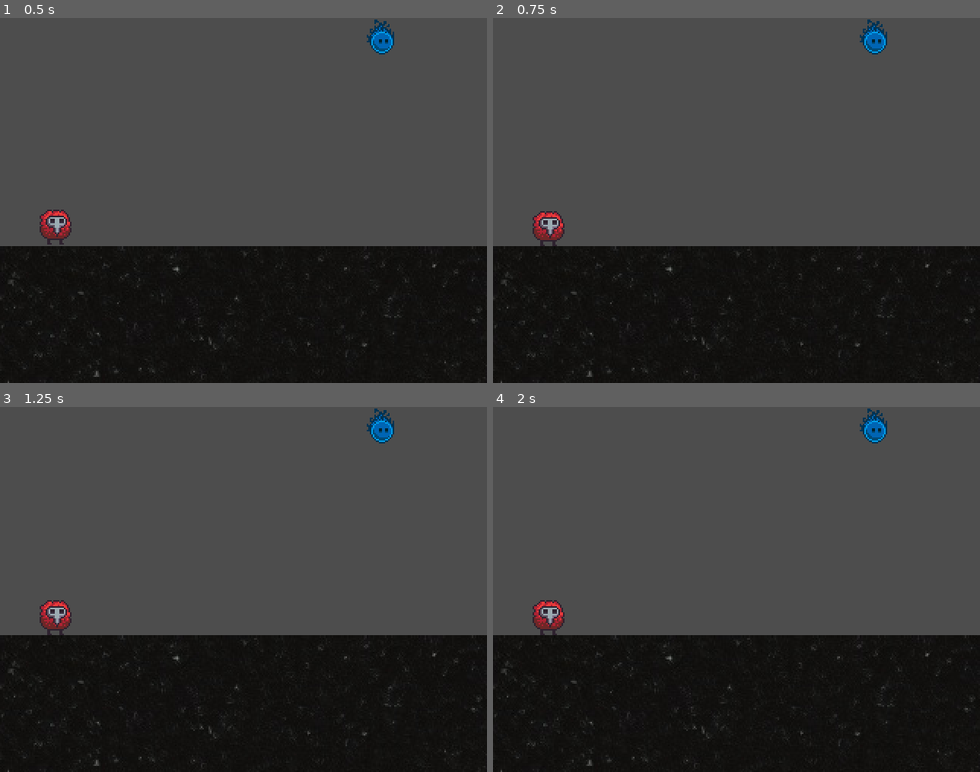
Above: before the commit, frames 1-4 (two rows, left to right).
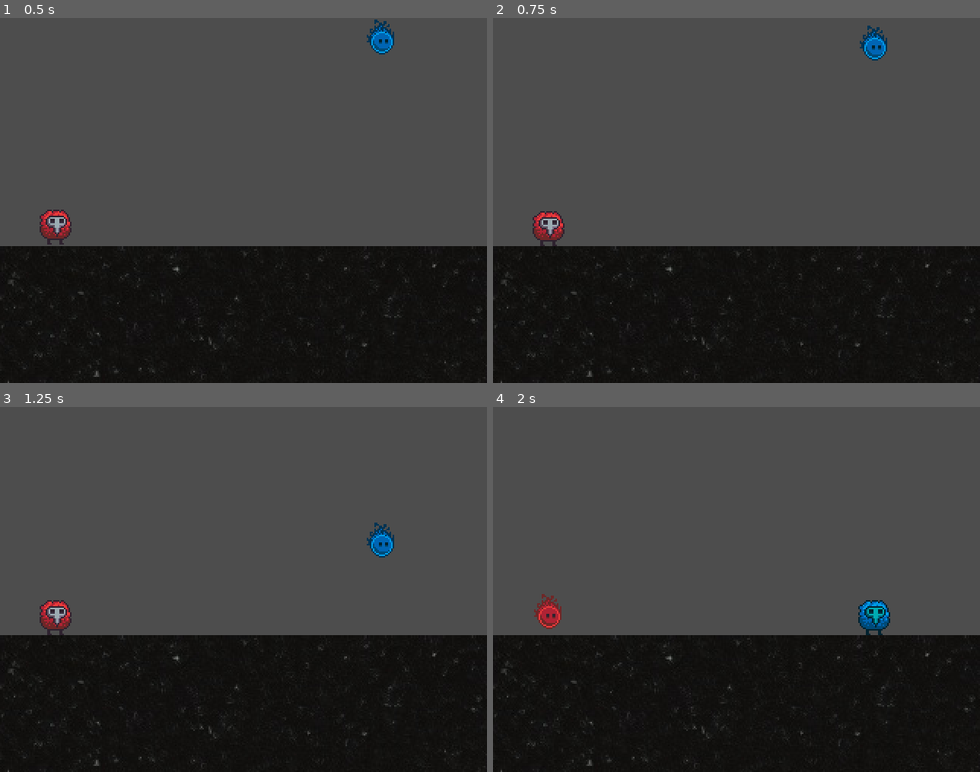
Above: after the commit, the same moments.

Repository: Octoan1/Global-Game-Jam-2026
Game: Godot game, scene res://Scenes/main.tscn
The game is run twice, just before and just after one commit, with the same random seed, the same clock (stepped at 60 frames per second) and the same inputs.
Inputs:
- Up to frame 1 (0.5 s): no input
- Up to frame 2 (0.75 s): tap Enter (ui_accept) at 0.5, 0.6 s
- Up to frame 3 (1.25 s): tap Enter (ui_accept) at 0.77, 1.07 s
- Up to frame 4 (2 s): tap Enter (ui_accept) at 1.35, 1.52, 1.82 s

Frame 1 is identical in both runs. In frame 2, 0.3% of the frame differs, in the area x 75-81%, y 0-12%; in frame 3, 0.7%; in frame 4, 1.3%, in the area x 8-82%, y 0-63%.

Commit message:
Sprite swap and better arrow

Diff:
--- a/Entities/Players/player.gd
+++ b/Entities/Players/player.gd
@@ -1,22 +1,26 @@
 extends CharacterBody2D
 
-
+#Player
 const SPEED = 100.0
 const GSPEED = 3
 const JUMP_VELOCITY = -400.0
 @export var mask = true
 @onready var throwing = false
-@export var pointer_scene: PackedScene
-@export var arrow_scene: PackedScene
 
+#Arrow
 @export var thickness := 2.0
 @export var max_length := 50.0
 @export var joystick_id := 0
 @export var deadzone := 0.2
 @export var arrow_color := Color.BLUE
-
 var arrow_dir = Vector2.ZERO
 var arrow_length = 0.0
+@onready var pointer: Node2D = $Pointer
+
+#Texture
+@export var real_tex: Texture2D
+@export var ghost_tex: Texture2D
+@onready var sprite: Sprite2D = $Sprite
 
 func _physics_process(delta: float) -> void:
 	if mask:
@@ -27,17 +31,17 @@
 		self.set_collision_layer_value(1, false)
 
 	# Add the gravity.
-	if not is_on_floor():
+	if not is_on_floor() and mask:
 		velocity += get_gravity() * delta
 
 
 	# Handle jump.
-	if Input.is_action_pressed("p1_jump" if joystick_id == 0 else "p2_jump") and is_on_floor() and not throwing:
+	if Input.is_action_pressed("p1_jump" if joystick_id == 0 else "p2_jump") and is_on_floor() and not throwing and mask:
 		velocity.y = JUMP_VELOCITY
 
 	# Get the input direction and handle the movement/deceleration.
 	# As good practice, you should replace UI actions with custom gameplay actions.
-	var direction := Input.get_axis("p1_move_left" if joystick_id == 0 else "p2_move_left", "p1_move_right" if joystick_id == 0 else "p2_move_left")
+	var direction := Input.get_axis("p1_move_left" if joystick_id == 0 else "p2_move_left", "p1_move_right" if joystick_id == 0 else "p2_move_right")
 	if direction and not throwing and mask:
 		velocity.x = direction * SPEED
 	else:
@@ -61,6 +65,10 @@
 
 	_update_arrow()
 
+	if Input.is_action_just_pressed("ui_accept"):
+		mask = !mask
+	_update_sprite()
+
 	if mask:
 		move_and_slide()
 
@@ -74,19 +82,29 @@
 		Input.get_joy_axis(joystick_id, JOY_AXIS_LEFT_Y)
 	)
 
-	if stick.length() < deadzone or not throwing:
-		arrow_dir = Vector2.ZERO
-		arrow_length = 0.0
-		if not throwing:
-			queue_redraw()
-		return
+	if stick.length() < deadzone:
+		stick = Vector2.ZERO
+	if not throwing:
+		pointer.global_position.x = 25
+		pointer.global_position.y = 0
+		queue_redraw()
 
-	arrow_dir = stick.normalized()
-	arrow_length = stick.length() * max_length
+	pointer.global_position.x += stick.x
+	pointer.global_position.y += stick.y
+
+	var pointer_pos = Vector2(pointer.global_position.x, pointer.global_position.y)
+	var length = pointer_pos.length()
+	if length > max_length:
+		var unit_vector = pointer_pos / length
+		pointer.global_position.x = unit_vector.x * max_length
+		pointer.global_position.y = unit_vector.y * max_length
+
+	arrow_dir = Vector2(pointer.global_position.x, pointer.global_position.y).normalized()
+	arrow_length = Vector2(pointer.global_position.x, pointer.global_position.y).length()
 
 
 func _draw():
-	if arrow_length == 0:
+	if arrow_length == 0 or not throwing:
 		return
 
 	var start_pos = Vector2(0,0)
@@ -100,3 +118,9 @@
 	var perp = Vector2(-arrow_dir.y, arrow_dir.x) * head_size  # perpendicular
 	draw_line(end_pos, end_pos - arrow_dir * head_size + perp, arrow_color, thickness)
 	draw_line(end_pos, end_pos - arrow_dir * head_size - perp, arrow_color, thickness)
+
+func _update_sprite():
+	if mask:
+		sprite.texture = real_tex
+	else:
+		sprite.texture = ghost_tex
--- a/Entities/Players/player1.tscn
+++ b/Entities/Players/player1.tscn
@@ -1,19 +1,19 @@
 [gd_scene format=3 uid="uid://dfg58lmub4mlf"]
 
 [ext_resource type="Script" uid="uid://bn1k6elpp2y4r" path="res://Entities/Players/player.gd" id="1_yscd2"]
-[ext_resource type="PackedScene" uid="uid://bdgyo6upfxhlx" path="res://Objects/Throwing mechanic/pointer.tscn" id="2_gcmpk"]
-[ext_resource type="PackedScene" uid="uid://dxjsg3ac18lih" path="res://Objects/Throwing mechanic/throwing_arrow.tscn" id="3_k3pxy"]
+[ext_resource type="Texture2D" uid="uid://co0lum64xquic" path="res://Aseprite/Player/dingle_ghost.png" id="3_2m8x8"]
 [ext_resource type="Texture2D" uid="uid://pelbol6dtsld" path="res://Aseprite/Player/dingle.png" id="4_k3pxy"]
 
 [node name="Player1" type="CharacterBody2D" unique_id=501140443]
 script = ExtResource("1_yscd2")
-pointer_scene = ExtResource("2_gcmpk")
-arrow_scene = ExtResource("3_k3pxy")
+arrow_color = Color(1, 0, 0, 1)
+real_tex = ExtResource("4_k3pxy")
+ghost_tex = ExtResource("3_2m8x8")
 
-[node name="Sprite2D" type="Sprite2D" parent="." unique_id=1173643154]
+[node name="Sprite" type="Sprite2D" parent="." unique_id=1173643154]
 texture = ExtResource("4_k3pxy")
 
 [node name="CollisionPolygon2D" type="CollisionPolygon2D" parent="." unique_id=169720816]
-polygon = PackedVector2Array(5, -11, -6, -11, -10, -8, -11, -7, -11, -3, -11, 4, -8, 8, -6, 12, -3, 12, -1, 12, 2, 12, 5, 12, 9, 6, 10, 4, 10, -3, 9, -6, 8, -8)
+polygon = PackedVector2Array(-11, -11, -11, 12, 10, 12, 10, -11)
 
-[node name="Pointer" type="Node2D" parent="." unique_id=1183985087]
+[node name="Pointer" type="Node2D" parent="." unique_id=1747528626]
--- a/Entities/Players/player2.tscn
+++ b/Entities/Players/player2.tscn
@@ -2,17 +2,20 @@
 
 [ext_resource type="Script" uid="uid://bn1k6elpp2y4r" path="res://Entities/Players/player.gd" id="1_fgtas"]
 [ext_resource type="Texture2D" uid="uid://cfthi572frcg2" path="res://Aseprite/Player/doo_ghost.png" id="2_fgtas"]
+[ext_resource type="Texture2D" uid="uid://bqrg3jrwvampx" path="res://Aseprite/Player/doo.png" id="2_vq5c7"]
 
 [node name="Player2" type="CharacterBody2D" unique_id=1845162299]
 script = ExtResource("1_fgtas")
 mask = false
 joystick_id = 1
+real_tex = ExtResource("2_vq5c7")
+ghost_tex = ExtResource("2_fgtas")
 
-[node name="Sprite2D" type="Sprite2D" parent="." unique_id=1031015456]
+[node name="Sprite" type="Sprite2D" parent="." unique_id=1031015456]
 modulate = Color(0, 1, 1, 1)
 texture = ExtResource("2_fgtas")
 
 [node name="CollisionPolygon2D" type="CollisionPolygon2D" parent="." unique_id=1201107125]
-polygon = PackedVector2Array(3, -14, -5, -16, -8, -9, -10, -5, -10, 0, -7, 5, -2, 8, 2, 8, 5, 6, 7, 4, 8, 2, 8, -7, 5, -12)
+polygon = PackedVector2Array(-11, -11, -11, 12, 10, 12, 10, -11)
 
 [node name="Pointer" type="Node2D" parent="." unique_id=398357479]
